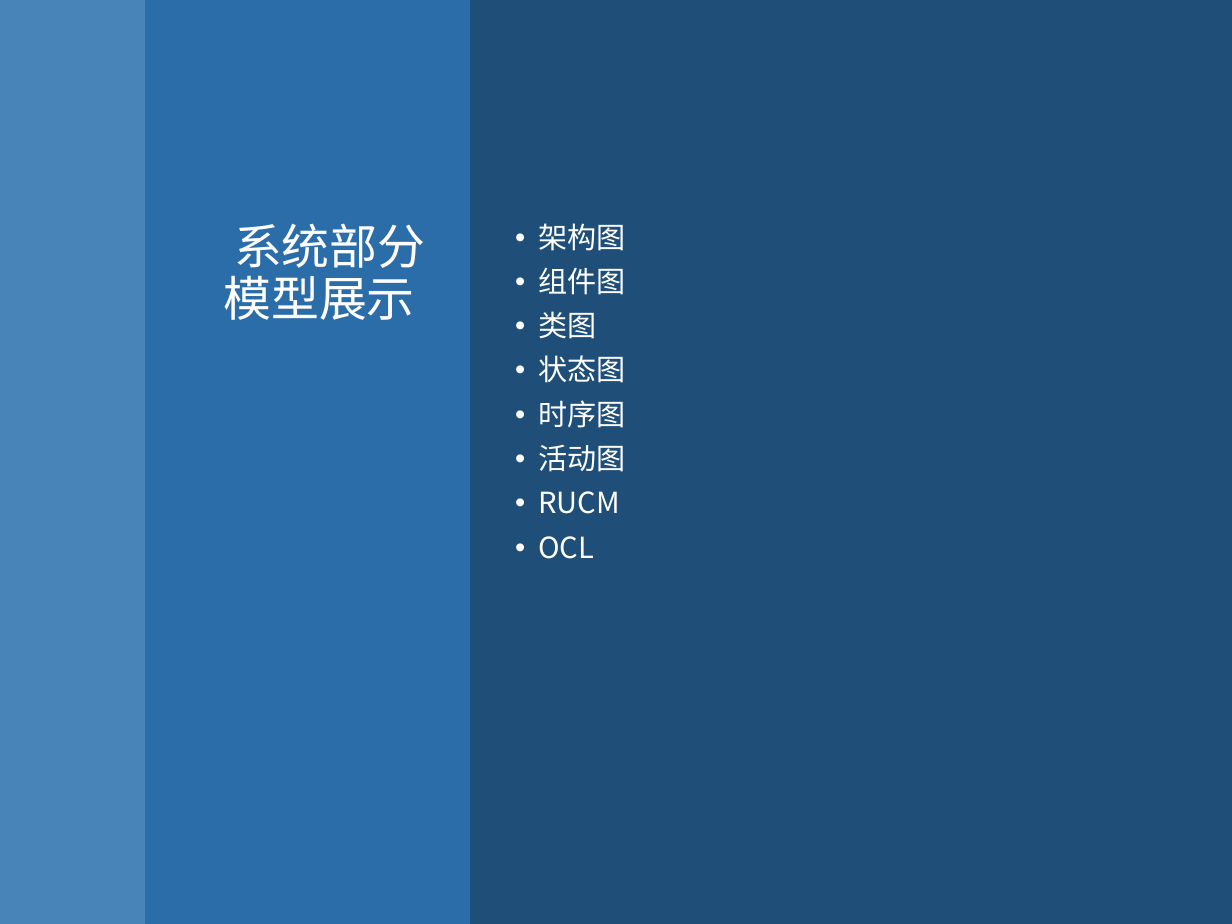
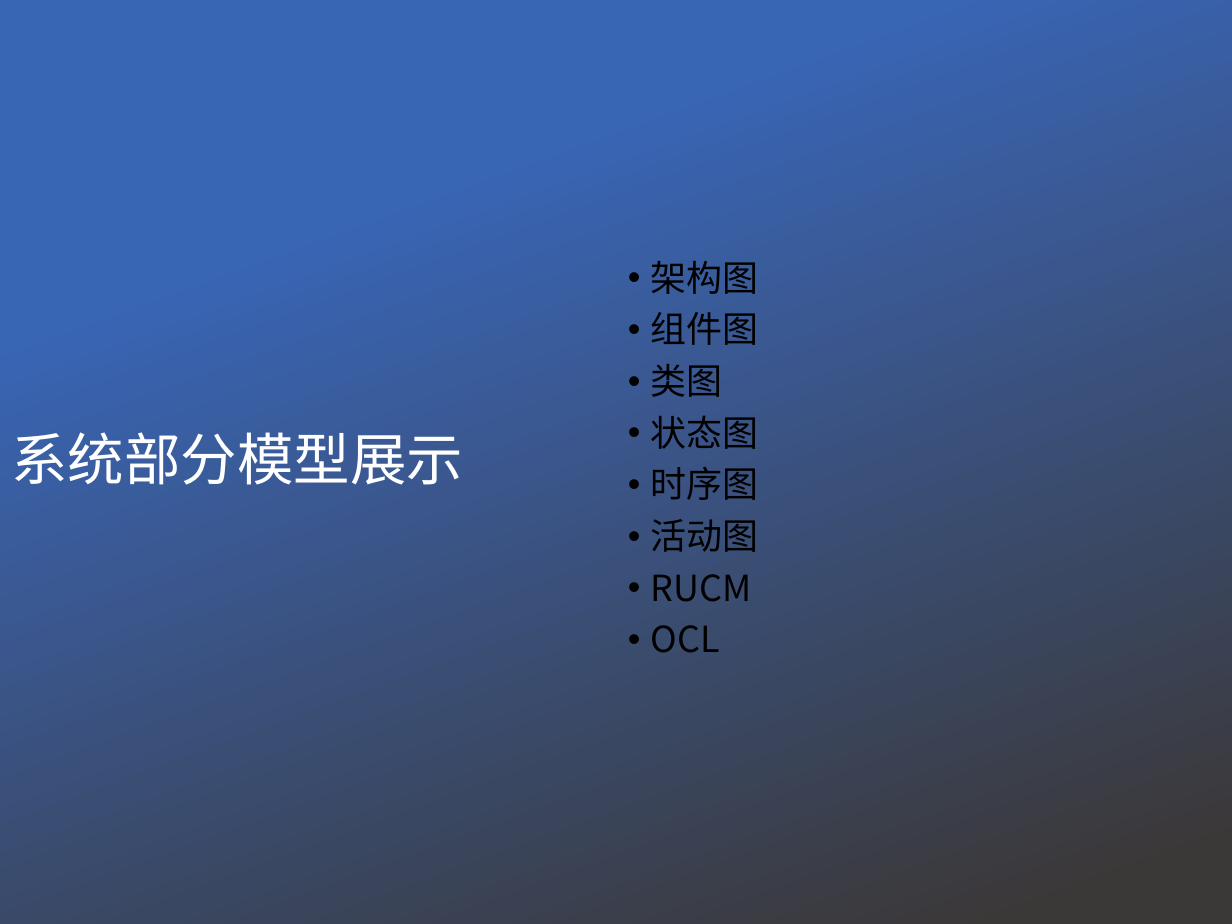
Before and after one commit to PatrickZad/AISRED, a slide deck: slide 13 of TEAM演示.pptx. Drawn at 1232x924 pixels with LibreOffice and Linux fonts; fonts in the diff are those of the drawing; background and template pictures are left out. Boxes give left, top, right and bottom in pixels: in the first picture for what was removed or moved away, otherwise in the second. Text is boxed around its words. In the diff, an @@ line names an element or a change of style, - is before the commit and + after.

```diff
--- a/TEAM演示.pptx
+++ b/TEAM演示.pptx
@@ background #1F4E79 to picture (left out) @@
@@ rectangle removed at (0, 0, 145, 924) @@
@@ rectangle added at (0, 0, 1232, 924), fill gradient #3965B5 to #3B3838 @@
@@ rectangle removed at (145, 0, 471, 924) @@
@@ text "架构图": place and size @@
-text "架构图" at (538, 223, 625, 559)
+text "架构图" at (651, 261, 759, 653)
@@ text "架构图" at (651, 261, 759, 653): size 17 to 21 pt, text colour #FFFFFF to #000000; vertical alignment top to middle @@
@@ title "系统部分模型展示": place and size @@
-title "系统部分模型展示" at (223, 223, 425, 320)
+title "系统部分模型展示" at (11, 432, 463, 485)
@@ title "系统部分模型展示" at (11, 432, 463, 485): size 28 to 33 pt; alignment right to left; vertical alignment top to middle @@
```
Also in this commit, not shown: 8 other slides changed, 2 slides added, 2 slides removed.
